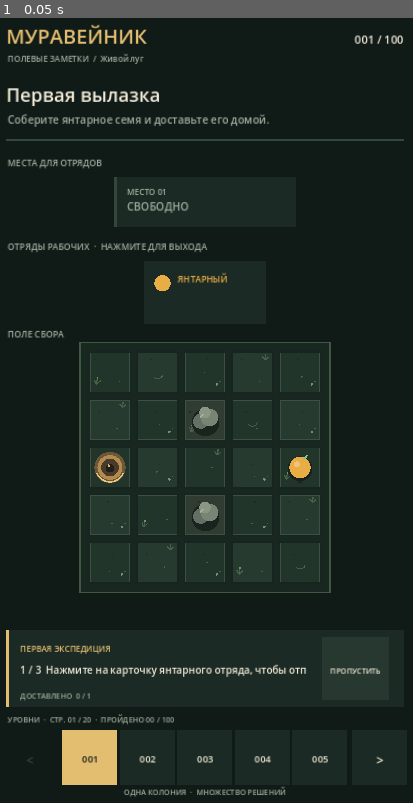
Above: before the commit, frame 1.
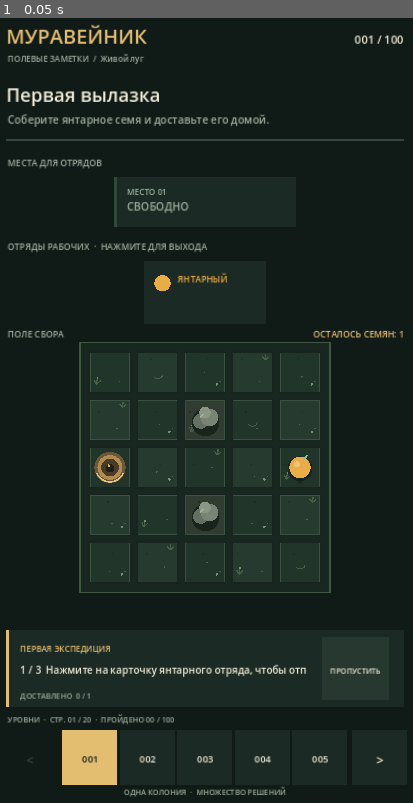
Above: after the commit, the same moment.

Repository: MaiklLX/Game-ANTS
Game: Godot game, scene res://scenes/main.tscn
Same seed, same stepped clock (60 frames per second), same inputs: the game is played once before the commit and once after it.
Inputs:
- Up to frame 1 (0.05 s): no input

The runs differ from the first frame. In frame 1, 0.1% of the frame differs, in the area x 75-98%, y 39-41%.
Error in both runs: Invalid access to property or key 'несут' on a base object of type 'Dictionary'. (res://scripts/ui/game_screen.gd:280)

Commit message:
fix(ui): correct seed counter and localize color marks

Diff:
--- a/scripts/ui/game_screen.gd
+++ b/scripts/ui/game_screen.gd
@@ -299,7 +299,7 @@
 
 	var board_label_y := _board_origin.y - 22.0
 	draw_string(font, Vector2(44, board_label_y), "ПОЛЕ СБОРА", HORIZONTAL_ALIGNMENT_LEFT, -1, ResponsiveLayoutScript.font_size(14, _ui_scale), COLOR_MUTED)
-	var resource_label := "ОСТАЛОСЬ СЕМЯН: %d" % [_board.remaining_resources, "" if _board.remaining_resources == 1 else "S"]
+	var resource_label := "ОСТАЛОСЬ СЕМЯН: %d" % _board.remaining_resources
 	draw_string(font, Vector2(498, board_label_y), resource_label, HORIZONTAL_ALIGNMENT_RIGHT, 180, ResponsiveLayoutScript.font_size(14, _ui_scale), COLOR_GOLD)
 
 	var board_frame := Rect2(_board_origin - Vector2(14, 14), Vector2(board_width, board_height) + Vector2(28, 28))
@@ -803,13 +803,13 @@
 func _symbol_for(color_name: String) -> String:
 	match color_name:
 		"amber":
-			return "A"
+			return "Я"
 		"teal":
-			return "T"
+			return "Б"
 		"coral":
-			return "C"
+			return "К"
 		"violet":
-			return "V"
+			return "Ф"
 	return "?"
 
 
